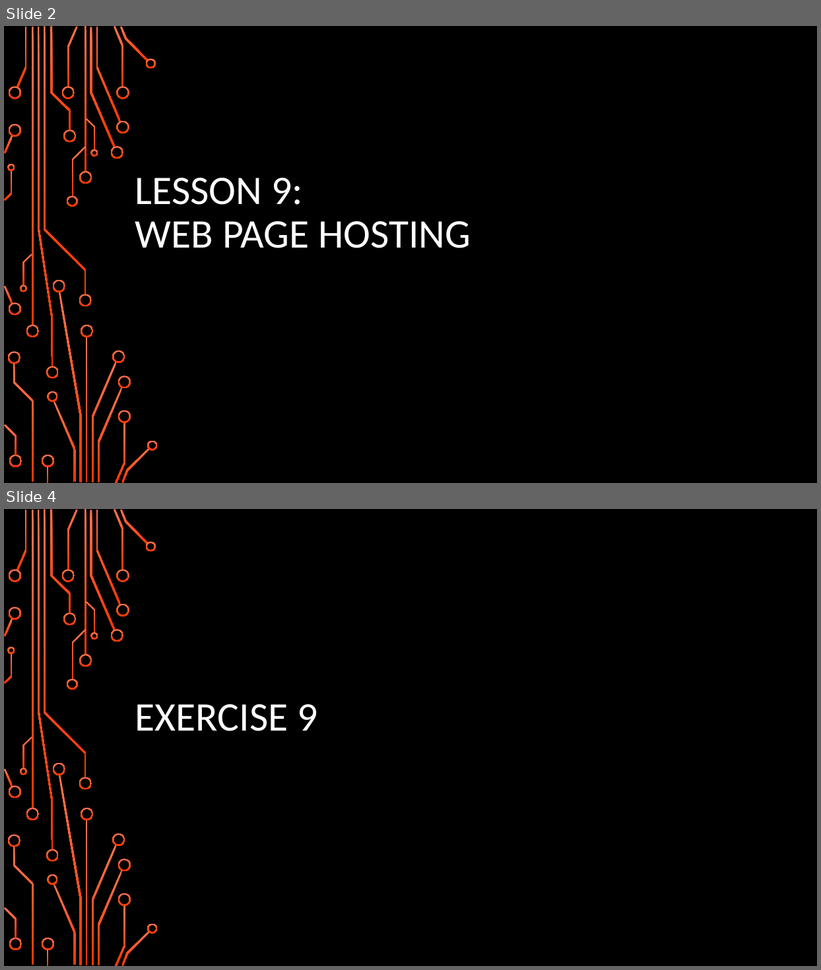
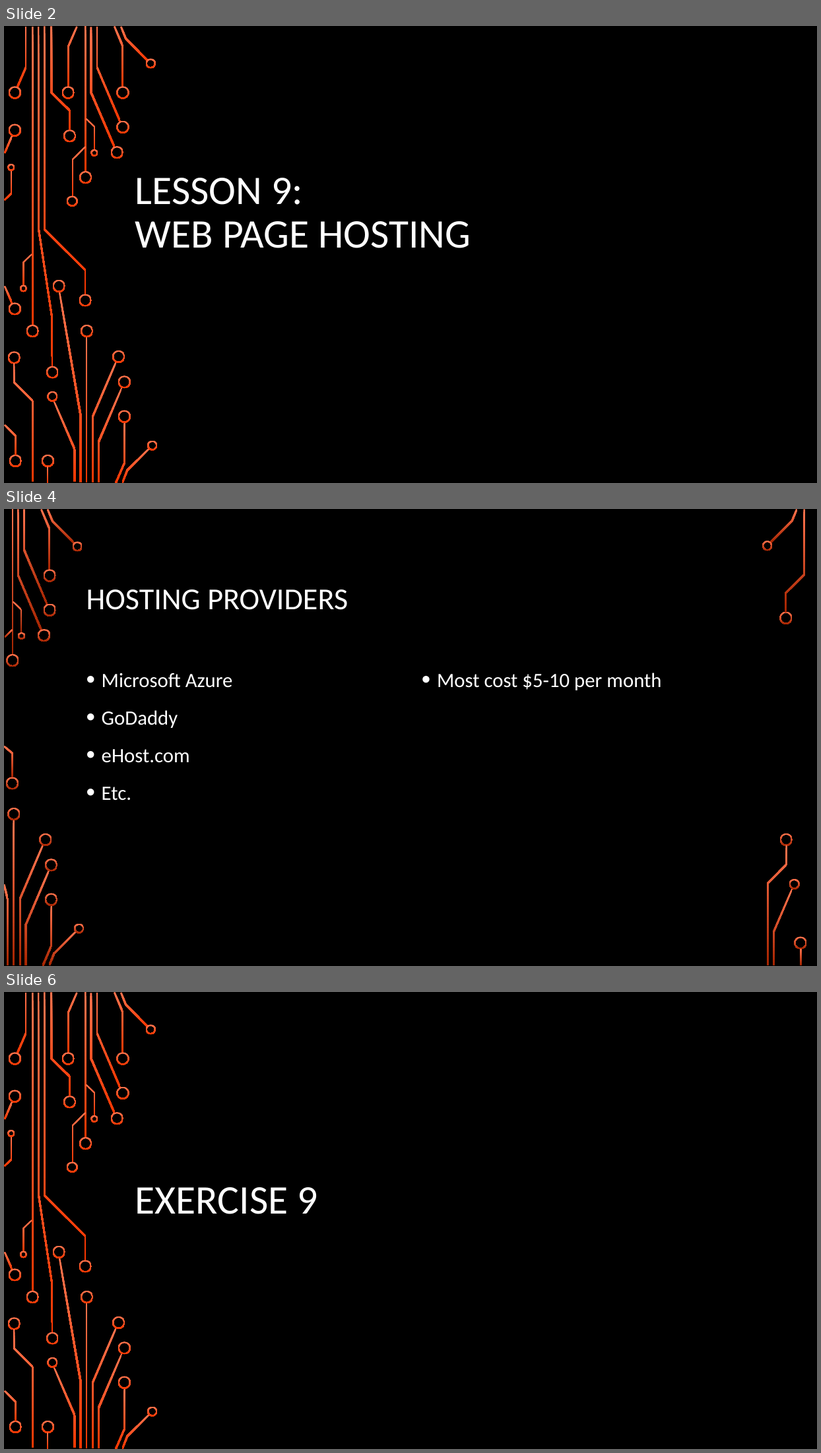
Before and after one commit to wags1999/Web-Design-Using-Bootstrap, a slide deck: Slides/Lesson 9.pptx. Shown one above the other, each under a label of ours: slides 2 and 4 before the commit, slides 2, 4 and 6 after it; the slides between them are not shown. The pictures are 821x970 and 821x1453 pixels, drawn with LibreOffice and Linux fonts; fonts in the diff are those of the drawing; background and template pictures are left out. Boxes give left, top, right and bottom in pixels: in the first picture for what was removed or moved away, otherwise in the second. Text is boxed around its words. In the diff, an @@ line names an element or a change of style, - is before the commit and + after.

```diff
--- a/Slides/Lesson 9.pptx
+++ b/Slides/Lesson 9.pptx
@@ slide 4 added at box(4, 509, 817, 966), background picture (left out) @@
@@ title added at box(86, 590, 348, 610), 36 pt, text #FFFFFF @@
+HOSTING PROVIDERS
@@ text added at box(102, 673, 233, 801), 24 pt, text #FFFFFF @@
+• Microsoft Azure
+• GoDaddy
+• eHost.com
+• Etc.
@@ text added at box(437, 673, 661, 691), 24 pt, text #FFFFFF @@
+• Most cost $5-10 per month
@@ group added at box(4, 509, 807, 966): 33 freeform shapes, 3 rectangles @@
@@ what was slide 4 is now slide 6 @@
```
Also in this commit, not shown: 1 slide changed, 1 other slide added.
